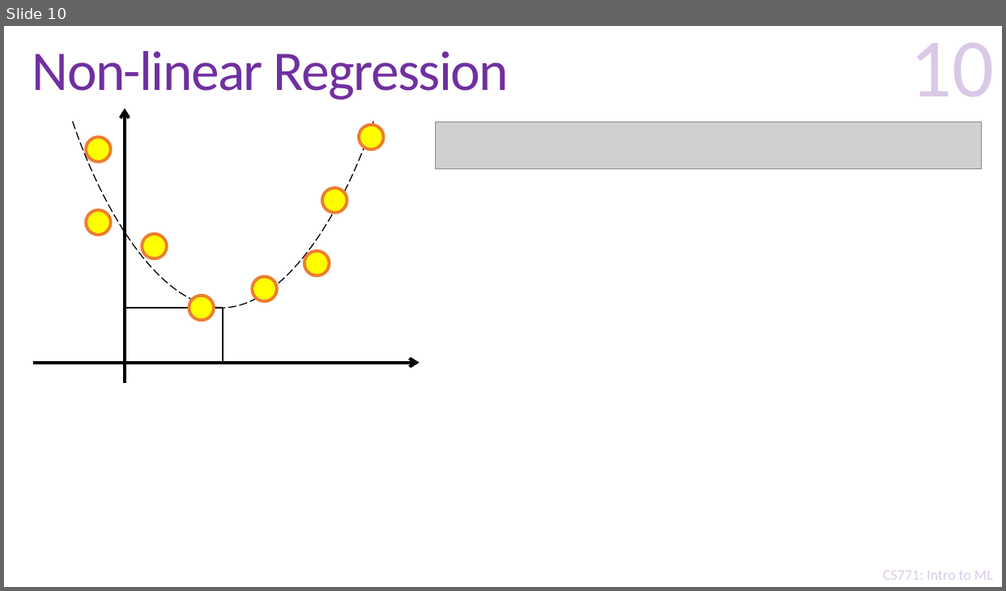
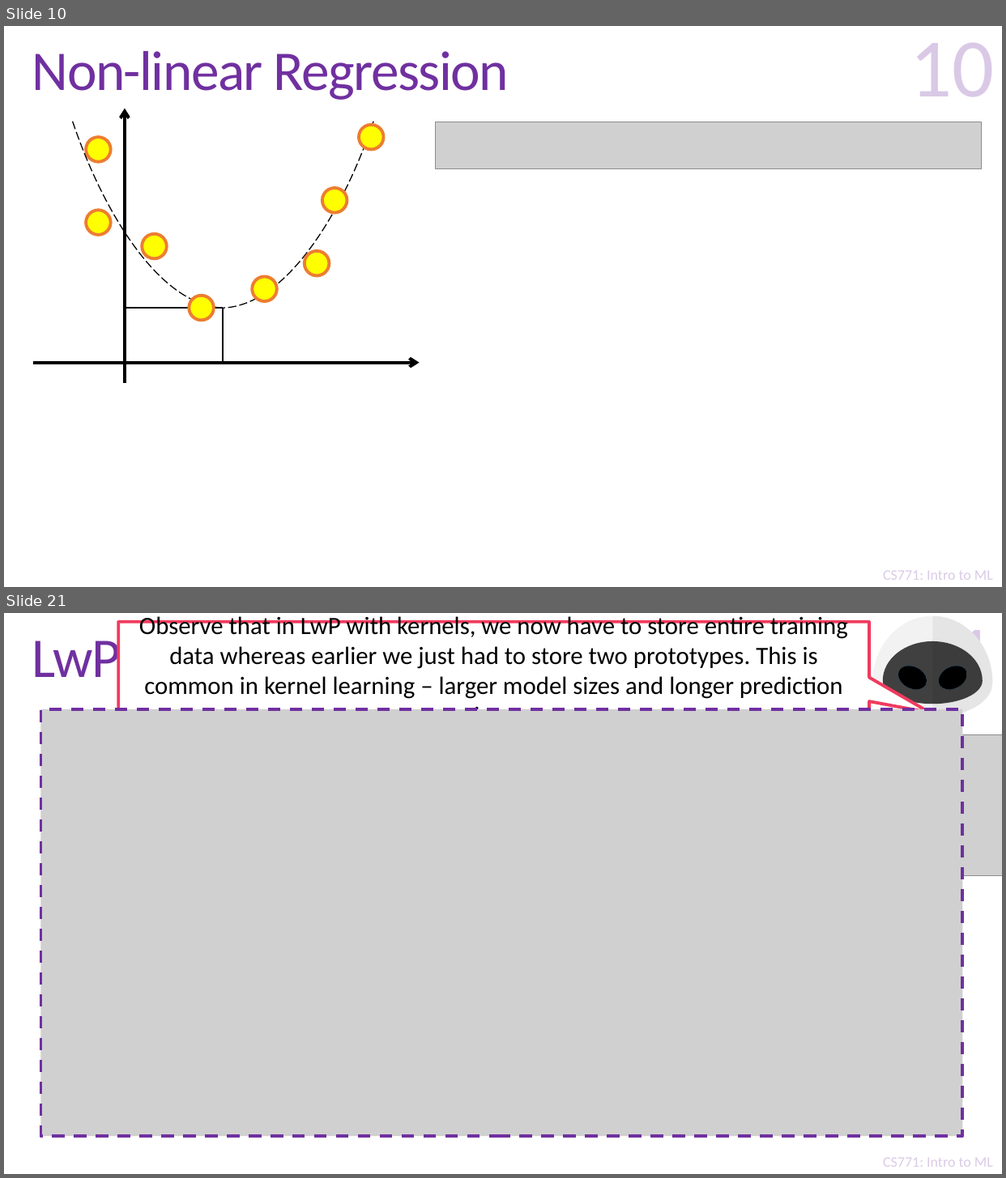
Before and after one commit to purushottamkar/ml19-20w, a slide deck: lecture_slides/19_Learning with Kernels.pptx. Shown one above the other, each under a label of ours: slide 10 before the commit, slides 10 and 21 after it; the slides between them are not shown. The pictures are 1006x591 and 1006x1178 pixels, drawn with LibreOffice and Linux fonts; fonts in the diff are those of the drawing; grey boxes stand for pictures; background and template pictures are left out. Boxes give left, top, right and bottom in pixels: in the first picture for what was removed or moved away, otherwise in the second. Text is boxed around its words. In the diff, an @@ line names an element or a change of style, - is before the commit and + after.

```diff
--- a/lecture_slides/19_Learning with Kernels.pptx
+++ b/lecture_slides/19_Learning with Kernels.pptx
@@ slide 21 added at (x1=4, y1=613, x2=1002, y2=1174), background #FFFFFF; not listed: 2 template elements that a slide beside it also shows @@
@@ title added at (x1=32, y1=630, x2=398, y2=691), 54 pt, text #7030A0 @@
+LwP with Kernels
@@ speech box added at (x1=118, y1=622, x2=869, y2=717), fill #FFFFFF, outline #F03B5E 3 pt, 24 pt, text #000000 @@
+Observe that in LwP with kernels, we now have to store entire training data whereas earlier we just had to store two prototypes. This is common in kernel learning – larger model sizes and longer prediction times
@@ page number added at (x1=910, y1=614, x2=995, y2=702), 80 pt, text #7030A0 at 25% opacity @@
+21
@@ group added at (x1=872, y1=616, x2=993, y2=717): 3 freeform shapes, 2 ellipses @@
@@ picture added at (x1=40, y1=709, x2=963, y2=1137) @@
@@ picture added at (x1=864, y1=735, x2=1002, y2=875) @@
```
Also in this commit, not shown: 17 other slides added.
